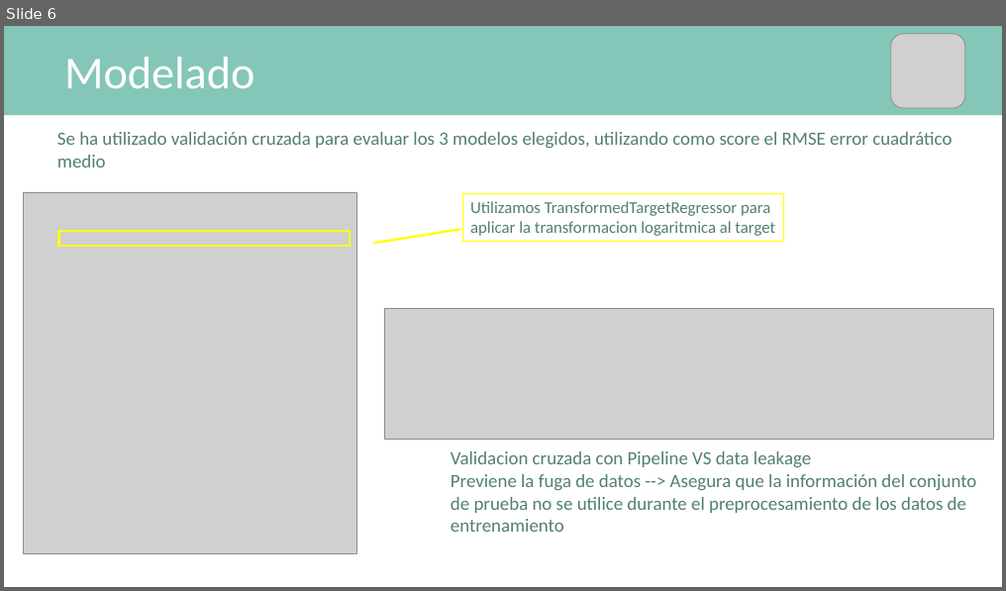
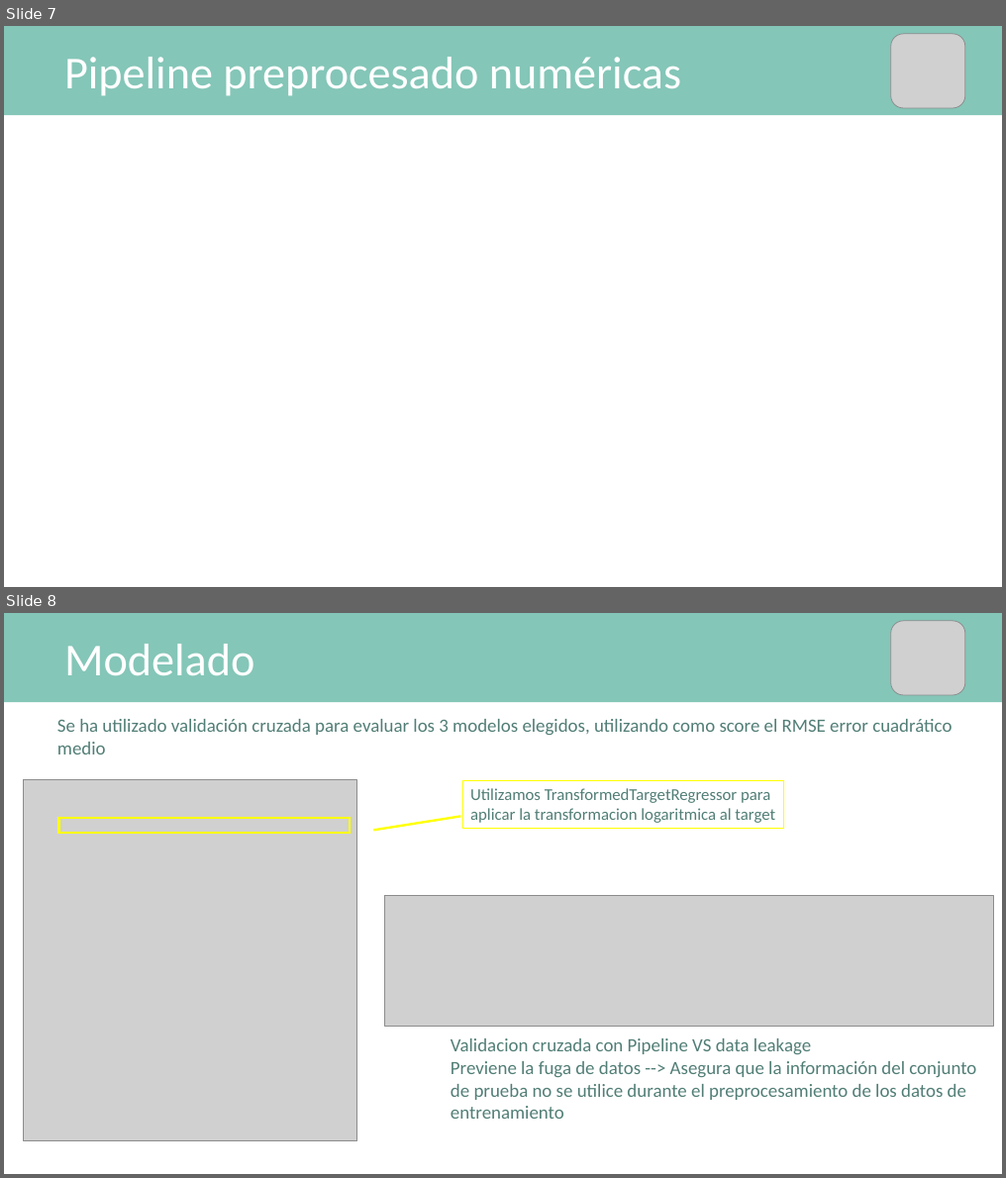
Before and after one commit to mPuchadesdo/Team-Challenge---Team-MPG, a slide deck: Team_MPG 1.pptx. Shown one above the other, each under a label of ours: slide 6 before the commit, slides 7 and 8 after it. The pictures are 1006x591 and 1006x1178 pixels, drawn with LibreOffice and Linux fonts; fonts in the diff are those of the drawing; grey boxes stand for pictures. Boxes give left, top, right and bottom in pixels: in the first picture for what was removed or moved away, otherwise in the second. Text is boxed around its words. In the diff, an @@ line names an element or a change of style, - is before the commit and + after.

```diff
--- a/Team_MPG 1.pptx
+++ b/Team_MPG 1.pptx
@@ slide 7 added at <box>4,26,1002,587</box>, background #FFFFFF @@
@@ rectangle added at <box>4,26,1002,115</box>, fill #84C6B8 @@
@@ picture added at <box>891,34,965,107</box> @@
@@ text added at <box>64,57,681,96</box>, 44 pt, text #FFFFFF @@
+Pipeline preprocesado numéricas
@@ what was slide 6 is now slide 8 @@
```
Also in this commit, not shown: 2 other slides added.
